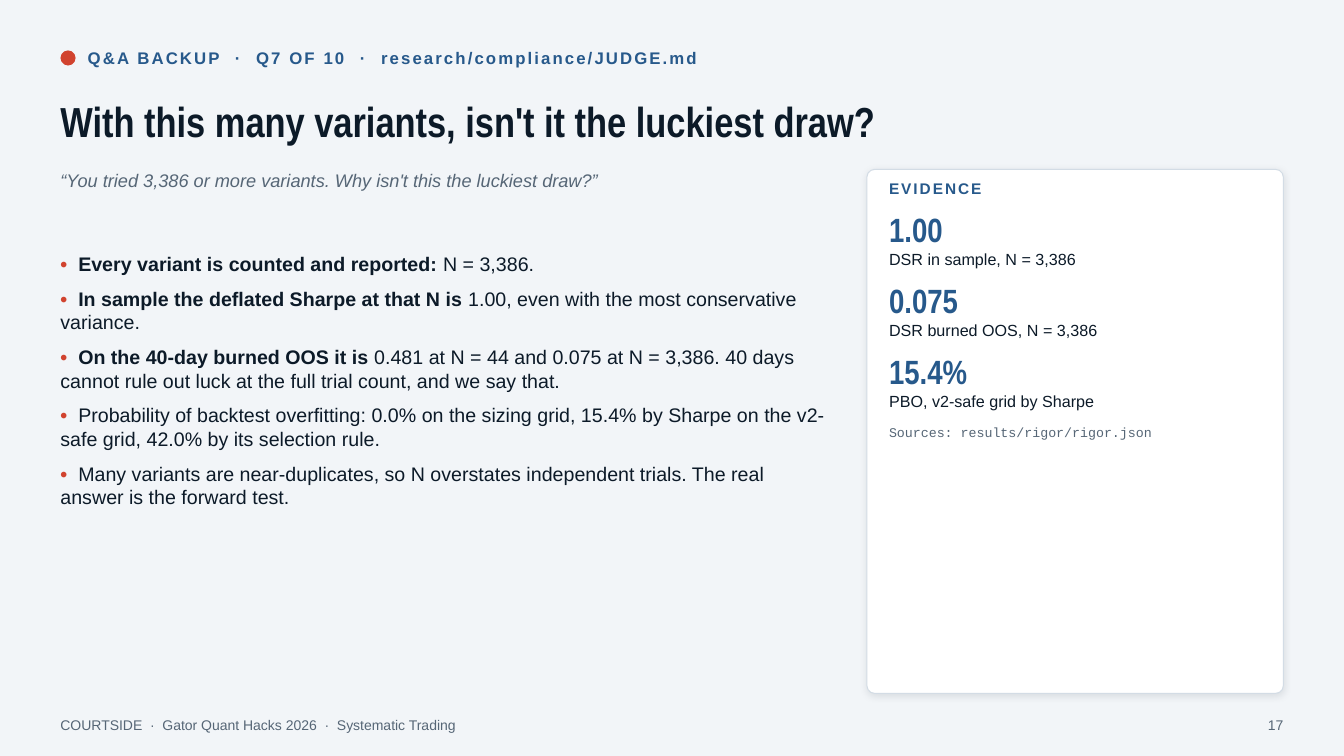
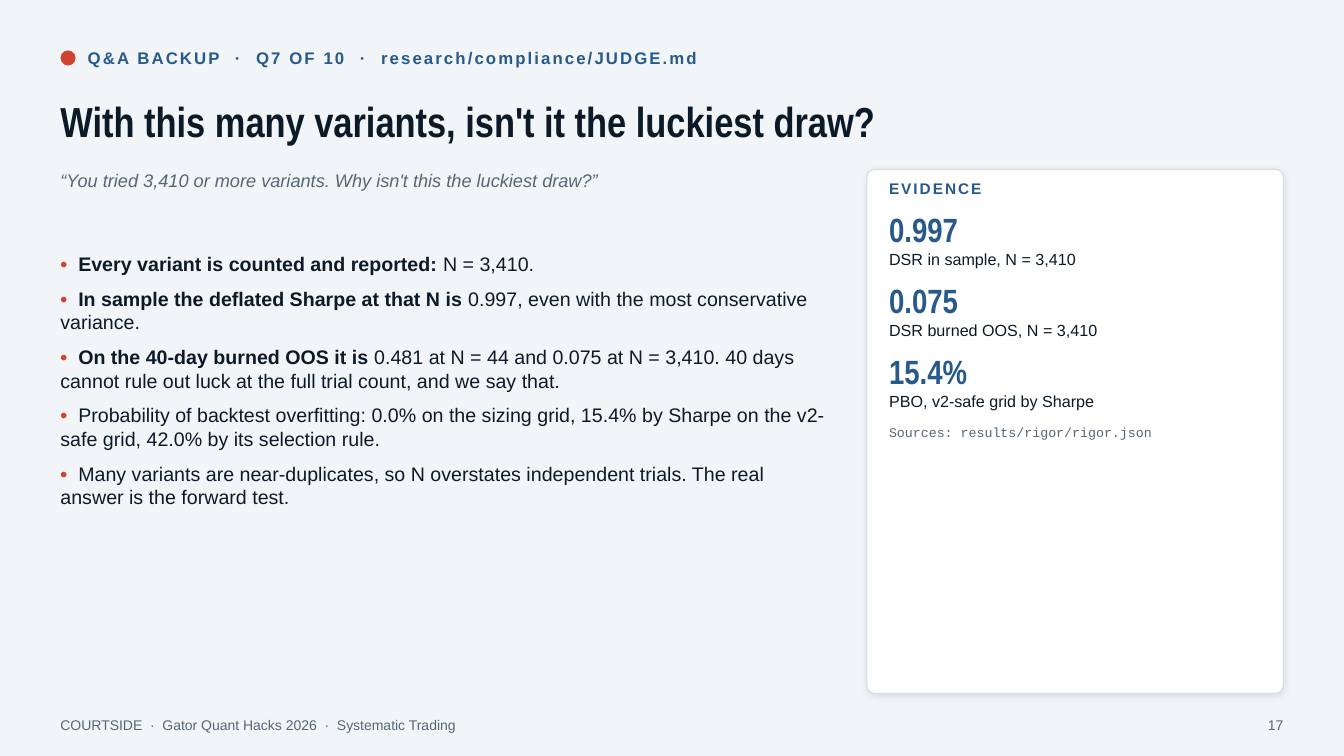
Before and after one commit to OjasMishra32/computervisionpredictivetabletennismoneymachineouuushiii, a slide deck: slide 17 of docs/deck/courtside.pptx. Drawn at 1344x756 pixels with LibreOffice and Linux fonts; fonts in the diff are those of the drawing. Boxes give left, top, right and bottom in pixels: in the first picture for what was removed or moved away, otherwise in the second. Text is boxed around its words. In the diff, an @@ line names an element or a change of style, - is before the commit and + after.

```diff
--- a/docs/deck/courtside.pptx
+++ b/docs/deck/courtside.pptx
@@ text at (60, 174, 598, 191): text changed @@
-“You tried 3,386 or more variants. Why isn't this the luckiest draw?”
+“You tried 3,410 or more variants. Why isn't this the luckiest draw?”
@@ text at (889, 218, 1075, 269): text changed @@
-1.00
-DSR in sample, N = 3,386
+0.997
+DSR in sample, N = 3,410
@@ text at (60, 256, 807, 392): text changed @@
-• Every variant is counted and reported: N = 3,386.
-• In sample the deflated Sharpe at that N is 1.00, even with the most conservative variance.
-• On the 40-day burned OOS it is 0.481 at N = 44 and 0.075 at N = 3,386. 40 days cannot rule out luck at the full trial count, and we say that.
+• Every variant is counted and reported: N = 3,410.
+• In sample the deflated Sharpe at that N is 0.997, even with the most conservative variance.
+• On the 40-day burned OOS it is 0.481 at N = 44 and 0.075 at N = 3,410. 40 days cannot rule out luck at the full trial count, and we say that.
@@ text at (889, 324, 1097, 338): text changed @@
-DSR burned OOS, N = 3,386
+DSR burned OOS, N = 3,410
```
Also in this commit, not shown: 20 other slides changed, 1 slide added, 10 other files.
